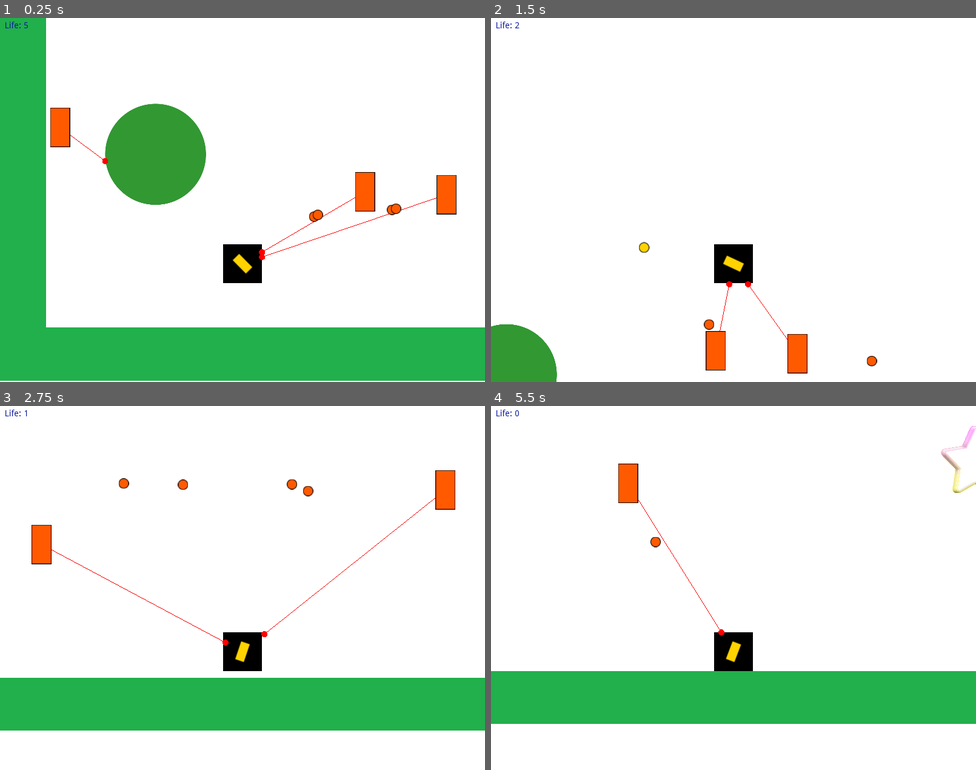
Above: before the commit, frames 1-4 (two rows, left to right).
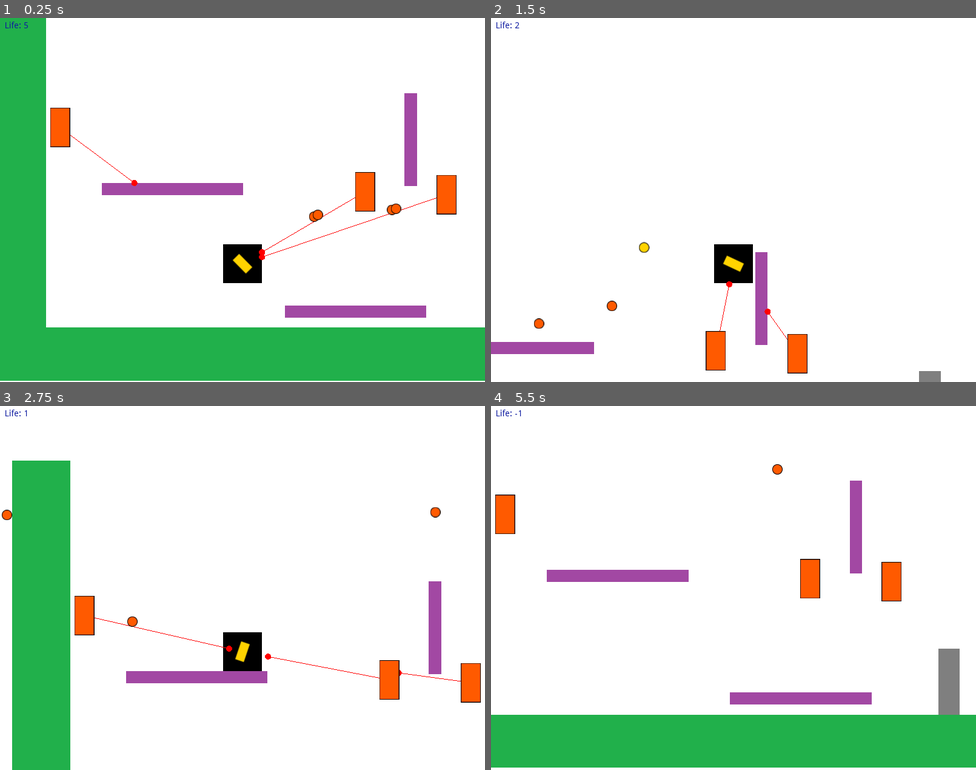
Above: after the commit, the same moments.

Repository: pasqualegabriel/VideoJuegos
Game: Godot game, scene res://Main.tscn
Two runs of this game, one before a commit and one after it. Both use one fixed random seed, a clock stepped at 60 frames per second and the inputs below.
Inputs (mouse positions are in pixels of both pictures, inside the frame that each line leads up to):
- Up to frame 1 (0.25 s): no input
- Up to frame 2 (1.5 s): move the mouse to (840, 181) at 0.52 s; hold D (move_right) from 0.53 s (still down); tap Up (jump) at 0.6, 0.77, 1.07 s; move the mouse to (636, 218) at 1.27 s; click (636, 218) at 1.35 s
- Up to frame 3 (2.75 s): tap Up (jump) at 1.52, 1.55, 1.82, 2.1 s; move the mouse to (291, 507) at 2.02 s; release D (move_right) at 2.03 s; hold A (move_left) from 2.03 s (still down)
- Up to frame 4 (5.5 s): move the mouse to (709, 660) at 2.77 s; release A (move_left) at 2.78 s; hold D (move_right) 2.78-4.28 s; click (709, 660) at 2.85 s; tap Up (jump) at 3.02, 3.05, 3.32, 3.6, 3.77, 4.07, 4.52, 4.55, 4.82, 5.1 s; move the mouse to (879, 642) at 3.52 s; move the mouse to (588, 533) at 4.27 s; hold A (move_left) 4.28-5.03 s; click (588, 533) at 4.35 s; move the mouse to (757, 588) at 5.02 s; hold D (move_right) from 5.03 s (still down)

The runs differ from the first frame. In frame 1, 6.7% of the frame differs, in the area x 21-88%, y 20-83%; in frame 2, 3.2%; in frame 3, 24%; in frame 4, 29%, in the area x 0-100%, y 1-100%.
Error after the commit: Invalid get index 'position' (on base: 'previously freed instance'). (res://entities/enemies/Turret.gd:53)

Commit message:
clase 4 env objects

Diff:
--- a/Clase 4/Main.tscn
+++ b/Clase 4/Main.tscn
@@ -44,7 +44,7 @@
 [node name="Environment" parent="." instance=ExtResource( 5 )]
 
 [node name="Ball" parent="." instance=ExtResource( 6 )]
-position = Vector2( 180, 220 )
+position = Vector2( 1429.84, 363.631 )
 
 [node name="Music" type="AudioStreamPlayer" parent="."]
 stream = ExtResource( 9 )
--- a/Clase 4/entities/Projectile.gd
+++ b/Clase 4/entities/Projectile.gd
@@ -25,7 +25,7 @@
 	_remove()
 
 func _remove():
-	get_parent().remove_child(self)
+	container.remove_child(self)
 	queue_free()
 
 func _on_Projectile_body_entered(body):
@@ -33,11 +33,7 @@
 		body.notify_hit()
 	if body.is_in_group("player") and !is_player_projectile:
 		container.turret_hit()
-		_remove()
 	if body.is_in_group("turret") and is_player_projectile:
 		container.player_hit()
 		if body.has_method("hit"):
 			body.hit()
-		_remove()
-	if body.is_in_group("ball"):
-		_remove()
--- a/Clase 4/entities/enemies/Turret.gd
+++ b/Clase 4/entities/enemies/Turret.gd
@@ -41,7 +41,7 @@
 
 func _physics_process(delta):
 	update()
-	if is_instance_valid(target):
+	if target:
 		aim()
 
 func hit():
--- a/Clase 4/entities/enemies/Turret.tscn
+++ b/Clase 4/entities/enemies/Turret.tscn
@@ -39,7 +39,6 @@
 
 [node name="CollisionShape2D" type="CollisionShape2D" parent="Visibility"]
 shape = SubResource( 3 )
-
 [connection signal="body_entered" from="Area2D" to="." method="_on_Area2D_body_entered"]
 [connection signal="body_exited" from="Area2D" to="." method="_on_Area2D_body_exited"]
 [connection signal="body_shape_entered" from="Area2D" to="." method="_on_Area2D_body_shape_entered"]
--- a/Clase 4/entities/enviroment/Environment.tscn
+++ b/Clase 4/entities/enviroment/Environment.tscn
@@ -1,6 +1,12 @@
-[gd_scene load_steps=4 format=2]
+[gd_scene load_steps=11 format=2]
 
 [ext_resource path="res://assets/textures/floor.png" type="Texture" id=1]
+[ext_resource path="res://assets/textures/jumpable_platform.png" type="Texture" id=2]
+[ext_resource path="res://assets/textures/gray_square.png" type="Texture" id=3]
+[ext_resource path="res://assets/textures/brown_square.png" type="Texture" id=4]
+
+[sub_resource type="RectangleShape2D" id=4]
+extents = Vector2( 10.139, 76.5508 )
 
 [sub_resource type="RectangleShape2D" id=1]
 extents = Vector2( 36.5617, 15.4011 )
@@ -8,7 +14,58 @@
 [sub_resource type="RectangleShape2D" id=2]
 extents = Vector2( 48.0425, 336.219 )
 
+[sub_resource type="RectangleShape2D" id=3]
+extents = Vector2( 116.61, 10 )
+
+[sub_resource type="RectangleShape2D" id=5]
+extents = Vector2( 17.775, 18.2021 )
+
+[sub_resource type="RectangleShape2D" id=6]
+extents = Vector2( 47.9358, 59.2596 )
+
 [node name="Environment" type="Node"]
+
+[node name="Wall" type="StaticBody2D" parent="."]
+position = Vector2( 601.583, 199.237 )
+__meta__ = {
+"_edit_group_": true
+}
+
+[node name="Sprite" type="Sprite" parent="Wall"]
+position = Vector2( 0.0579661, -0.0393517 )
+scale = Vector2( 0.306601, 2.31898 )
+texture = ExtResource( 2 )
+
+[node name="CollisionShape2D" type="CollisionShape2D" parent="Wall"]
+shape = SubResource( 4 )
+
+[node name="Wall2" type="StaticBody2D" parent="."]
+position = Vector2( 879.082, 431.43 )
+__meta__ = {
+"_edit_group_": true
+}
+
+[node name="Sprite" type="Sprite" parent="Wall2"]
+position = Vector2( 0.0579661, -0.0393517 )
+scale = Vector2( 0.306601, 2.31898 )
+texture = ExtResource( 2 )
+
+[node name="CollisionShape2D" type="CollisionShape2D" parent="Wall2"]
+shape = SubResource( 4 )
+
+[node name="Wall3" type="StaticBody2D" parent="."]
+position = Vector2( 1184.9, 286.074 )
+__meta__ = {
+"_edit_group_": true
+}
+
+[node name="Sprite" type="Sprite" parent="Wall3"]
+position = Vector2( 0.0579661, -0.0393517 )
+scale = Vector2( 0.306601, 2.31898 )
+texture = ExtResource( 2 )
+
+[node name="CollisionShape2D" type="CollisionShape2D" parent="Wall3"]
+shape = SubResource( 4 )
 
 [node name="Floor" type="StaticBody2D" parent="."]
 position = Vector2( 1000, 493.791 )
@@ -55,3 +112,144 @@
 [node name="CollisionShape2D" type="CollisionShape2D" parent="Right"]
 position = Vector2( 15.9881, 268.229 )
 shape = SubResource( 2 )
+
+[node name="JumpArea" type="StaticBody2D" parent="."]
+position = Vector2( 208.931, 280.41 )
+__meta__ = {
+"_edit_group_": true
+}
+
+[node name="Sprite" type="Sprite" parent="JumpArea"]
+position = Vector2( 0.00492928, 0.00158235 )
+scale = Vector2( 3.53359, 0.303039 )
+texture = ExtResource( 2 )
+
+[node name="CollisionShape2D" type="CollisionShape2D" parent="JumpArea"]
+shape = SubResource( 3 )
+
+[node name="JumpArea2" type="StaticBody2D" parent="."]
+position = Vector2( 510.971, 482.4 )
+__meta__ = {
+"_edit_group_": true
+}
+
+[node name="Sprite" type="Sprite" parent="JumpArea2"]
+position = Vector2( 0.00492928, 0.00158235 )
+scale = Vector2( 3.53359, 0.303039 )
+texture = ExtResource( 2 )
+
+[node name="CollisionShape2D" type="CollisionShape2D" parent="JumpArea2"]
+shape = SubResource( 3 )
+
+[node name="JumpArea3" type="StaticBody2D" parent="."]
+position = Vector2( 1696.48, 340.818 )
+__meta__ = {
+"_edit_group_": true
+}
+
+[node name="Sprite" type="Sprite" parent="JumpArea3"]
+position = Vector2( 0.00492928, 0.00158235 )
+scale = Vector2( 3.53359, 0.303039 )
+texture = ExtResource( 2 )
+
+[node name="CollisionShape2D" type="CollisionShape2D" parent="JumpArea3"]
+shape = SubResource( 3 )
+
+[node name="Square" type="RigidBody2D" parent="."]
+position = Vector2( 755.625, 491.058 )
+__meta__ = {
+"_edit_group_": true
+}
+
+[node name="Sprite" type="Sprite" parent="Square"]
+position = Vector2( -0.011822, -0.00748086 )
+scale = Vector2( 0.177814, 0.181933 )
+texture = ExtResource( 3 )
+
+[node name="CollisionShape2D" type="CollisionShape2D" parent="Square"]
+shape = SubResource( 5 )
+
+[node name="Square2" type="RigidBody2D" parent="."]
+position = Vector2( 755.625, 453.26 )
+__meta__ = {
+"_edit_group_": true
+}
+
+[node name="Sprite" type="Sprite" parent="Square2"]
+position = Vector2( -0.011822, -0.00748086 )
+scale = Vector2( 0.177814, 0.181933 )
+texture = ExtResource( 3 )
+
+[node name="CollisionShape2D" type="CollisionShape2D" parent="Square2"]
+shape = SubResource( 5 )
+
+[node name="Square3" type="RigidBody2D" parent="."]
+position = Vector2( 755.625, 415.462 )
+__meta__ = {
+"_edit_group_": true
+}
+
+[node name="Sprite" type="Sprite" parent="Square3"]
+position = Vector2( -0.011822, -0.00748086 )
+scale = Vector2( 0.177814, 0.181933 )
+texture = ExtResource( 3 )
+
+[node name="CollisionShape2D" type="CollisionShape2D" parent="Square3"]
+shape = SubResource( 5 )
+
+[node name="Square4" type="RigidBody2D" parent="."]
+position = Vector2( 1118.48, 488.538 )
+__meta__ = {
+"_edit_group_": true
+}
+
+[node name="Sprite" type="Sprite" parent="Square4"]
+position = Vector2( -0.011822, -0.00748086 )
+scale = Vector2( 0.177814, 0.181933 )
+texture = ExtResource( 3 )
+
+[node name="CollisionShape2D" type="CollisionShape2D" parent="Square4"]
+shape = SubResource( 5 )
+
+[node name="Square5" type="RigidBody2D" parent="."]
+position = Vector2( 879.097, 333.567 )
+__meta__ = {
+"_edit_group_": true
+}
+
+[node name="Sprite" type="Sprite" parent="Square5"]
+position = Vector2( -0.011822, -0.00748086 )
+scale = Vector2( 0.177814, 0.181933 )
+texture = ExtResource( 3 )
+
+[node name="CollisionShape2D" type="CollisionShape2D" parent="Square5"]
+shape = SubResource( 5 )
+
+[node name="Square6" type="RigidBody2D" parent="."]
+position = Vector2( 1118.48, 450.74 )
+__meta__ = {
+"_edit_group_": true
+}
+
+[node name="Sprite" type="Sprite" parent="Square6"]
+position = Vector2( -0.011822, -0.00748086 )
+scale = Vector2( 0.177814, 0.181933 )
+texture = ExtResource( 3 )
+
+[node name="CollisionShape2D" type="CollisionShape2D" parent="Square6"]
+shape = SubResource( 5 )
+
+[node name="StaticSquare" type="StaticBody2D" parent="."]
+position = Vector2( 1394.1, 451.23 )
+__meta__ = {
+"_edit_group_": true
+}
+
+[node name="Sprite" type="Sprite" parent="StaticSquare"]
+position = Vector2( -0.530102, 0.0214429 )
+scale = Vector2( 0.425539, 0.526583 )
+texture = ExtResource( 4 )
+
+[node name="CollisionShape2D" type="CollisionShape2D" parent="StaticSquare"]
+position = Vector2( -0.529739, -7.62939e-06 )
+shape = SubResource( 6 )
